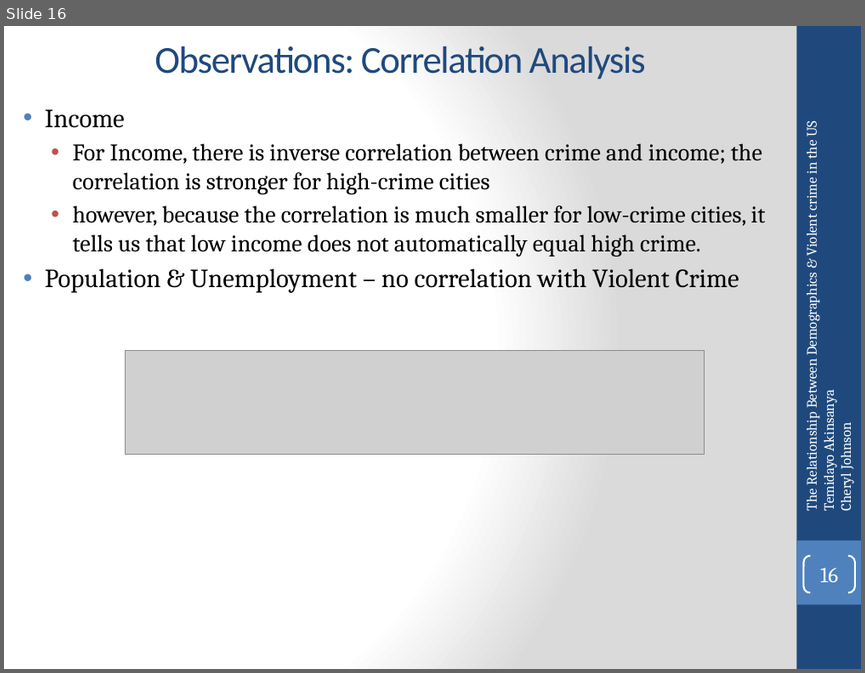
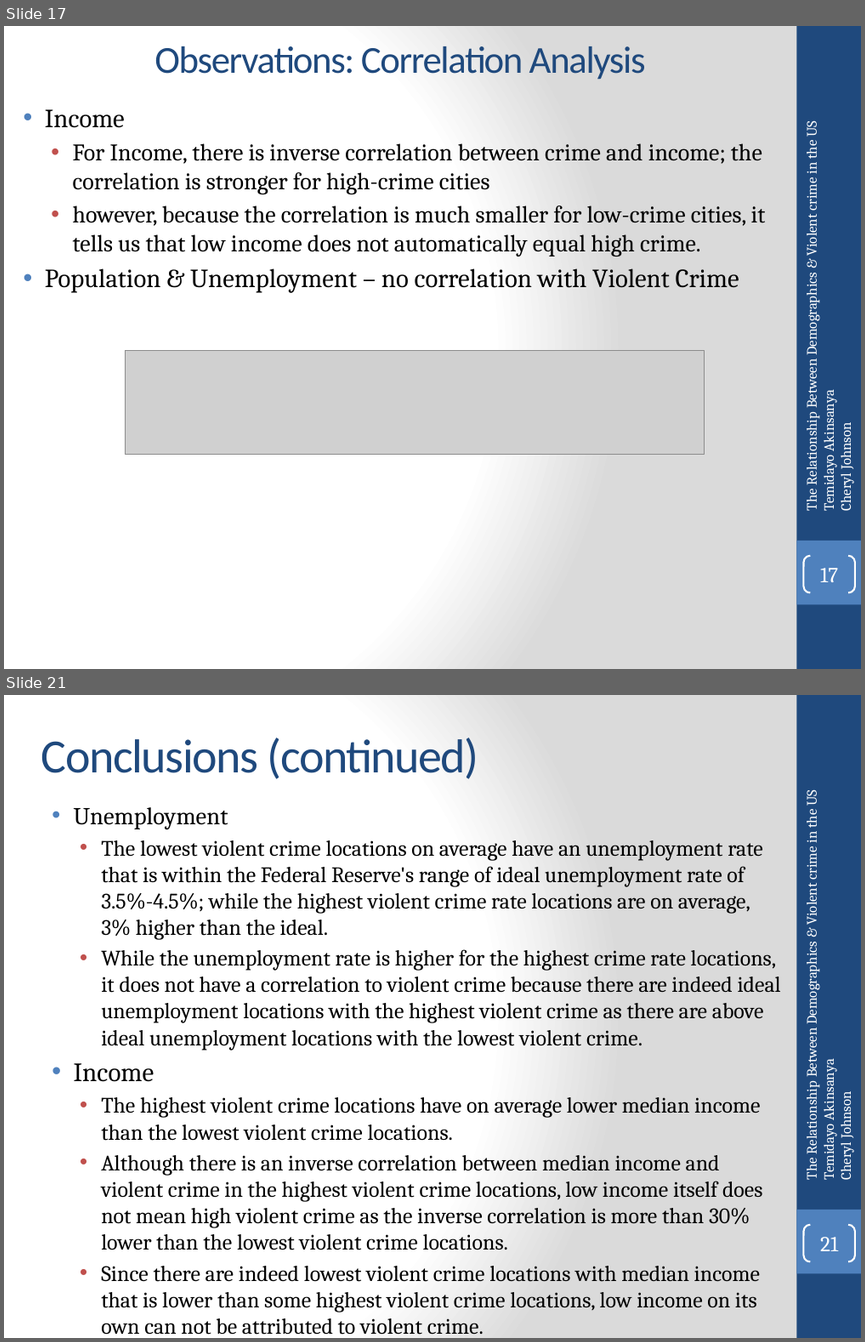
Before and after one commit to temidayo1234/National_ViolentCrime_Analysis, a slide deck: Data Analytics Bootcamp Project 1.pptx. Shown one above the other, each under a label of ours: slide 16 before the commit, slides 17 and 21 after it; the slides between them are not shown. The pictures are 865x673 and 865x1342 pixels, drawn with LibreOffice and Linux fonts; fonts in the diff are those of the drawing; grey boxes stand for pictures. Boxes give left, top, right and bottom in pixels: in the first picture for what was removed or moved away, otherwise in the second. Text is boxed around its words. In the diff, an @@ line names an element or a change of style, - is before the commit and + after.

```diff
--- a/Data Analytics Bootcamp Project 1.pptx
+++ b/Data Analytics Bootcamp Project 1.pptx
@@ slide 21 added at (x1=4, y1=695, x2=861, y2=1338), background gradient #FFFFFF to #DADADA; not listed: 2 template elements that a slide beside it also shows @@
@@ title added at (x1=41, y1=737, x2=479, y2=779), 40 pt, text #1F497D @@
+Conclusions (continued)
@@ text added at (x1=801, y1=791, x2=855, y2=1179), 12 pt, text #FFFFFF @@
+The Relationship Between Demographics & Violent crime in the US
+Temidayo Akinsanya
+Cheryl Johnson
@@ text added at (x1=74, y1=807, x2=781, y2=1312), 18.5 pt, text #000000 @@
+• Unemployment
+  • The lowest violent crime locations on average have an unemployment rate that is within the Federal Reserve's range of ideal unemployment rate of 3.5%-4.5%; while the highest violent crime rate locations are on average, 3% higher than the ideal.
+  • While the unemployment rate is higher for the highest crime rate locations, it does not have a correlation to violent crime because there are indeed ideal unemployment locations with the highest violent crime as there are above ideal unemployment locations with the lowest violent crime.
+• Income
+  • The highest violent crime locations have on average lower median income than the lowest violent crime locations.
+  • Although there is an inverse correlation between median income and violent crime in the highest violent crime locations, low income itself does not mean high violent crime as the inverse correlation is more than 30% lower than the lowest violent crime locations.
+  • Since there are indeed lowest violent crime locations with median income that is lower than some highest violent crime locations, low income on its own can not be attributed to violent crime.
@@ page number added at (x1=803, y1=1225, x2=855, y2=1261), outline #FFFFFF 1.5 pt, 18 pt, text #FFFFFF @@
+21
@@ what was slide 16 is now slide 17 @@
@@ page number at (x1=820, y1=567, x2=838, y2=582): text changed @@
-16
+17
```
Also in this commit, not shown: 3 slides changed, 3 other slides added.
